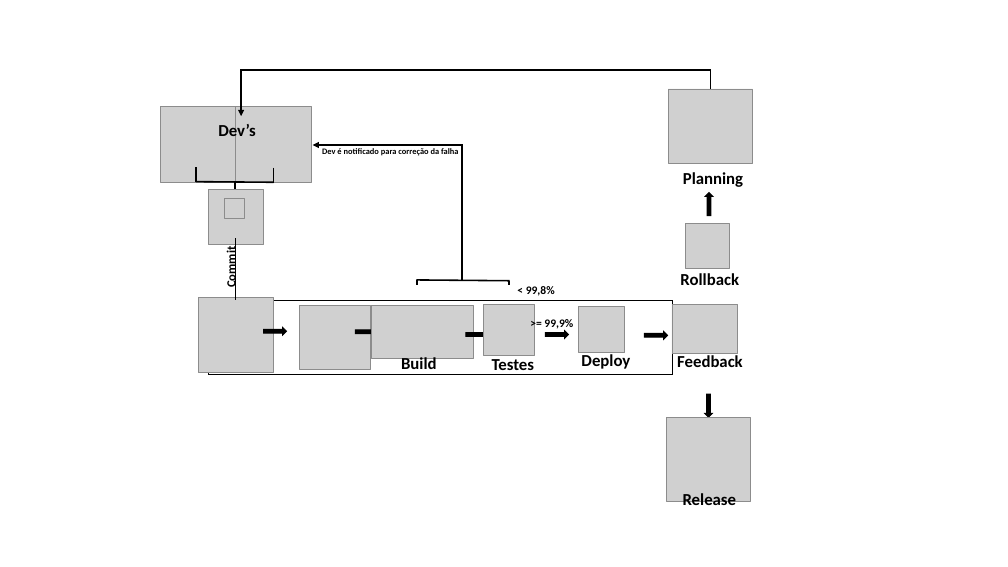
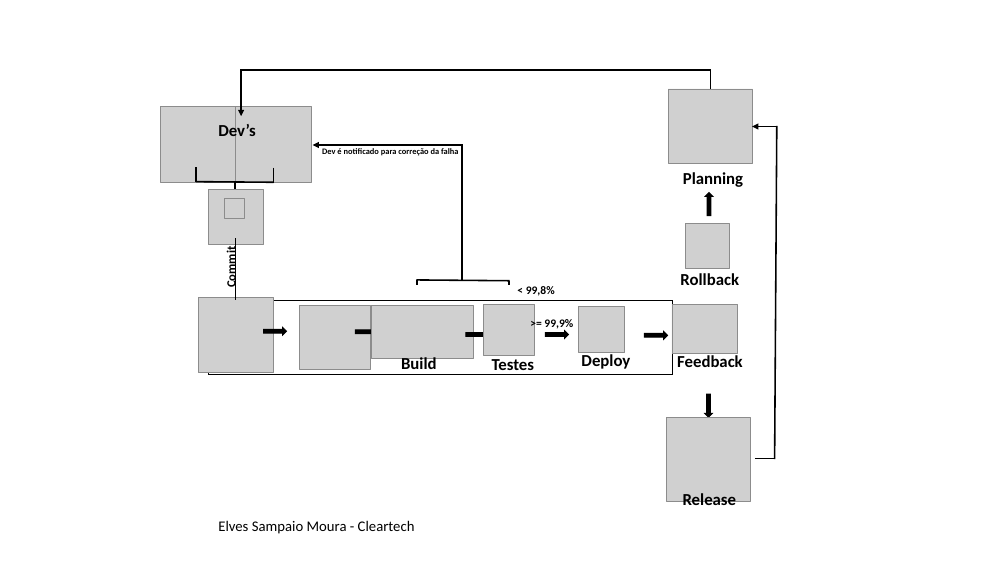
Before and after one commit to elvessampaio/elvesQA-SprintsCleartech, a slide deck: slide 1 of Sprint 9/Esteira CI CD - Elves.pptx. Drawn at 1008x567 pixels with LibreOffice and Linux fonts; fonts in the diff are those of the drawing; grey boxes stand for pictures; background and template pictures are left out. Boxes give left, top, right and bottom in pixels: in the first picture for what was removed or moved away, otherwise in the second. Text is boxed around its words. In the diff, an @@ line names an element or a change of style, - is before the commit and + after.

Commit message:
Repositório Cleartech

```diff
--- a/Sprint 9/Esteira CI CD - Elves.pptx
+++ b/Sprint 9/Esteira CI CD - Elves.pptx
@@ arrow added from (777, 126) to (752, 126), #000000 1.5 pt @@
@@ line added from (777, 126) to (775, 459), #000000 1.5 pt @@
@@ line added from (755, 459) to (776, 459), #000000 1.5 pt @@
@@ text added at (218,520,415,534), 14 pt, text #000000 @@
+Elves Sampaio Moura - Cleartech
```
Also in this commit, not shown: 1 other file.
